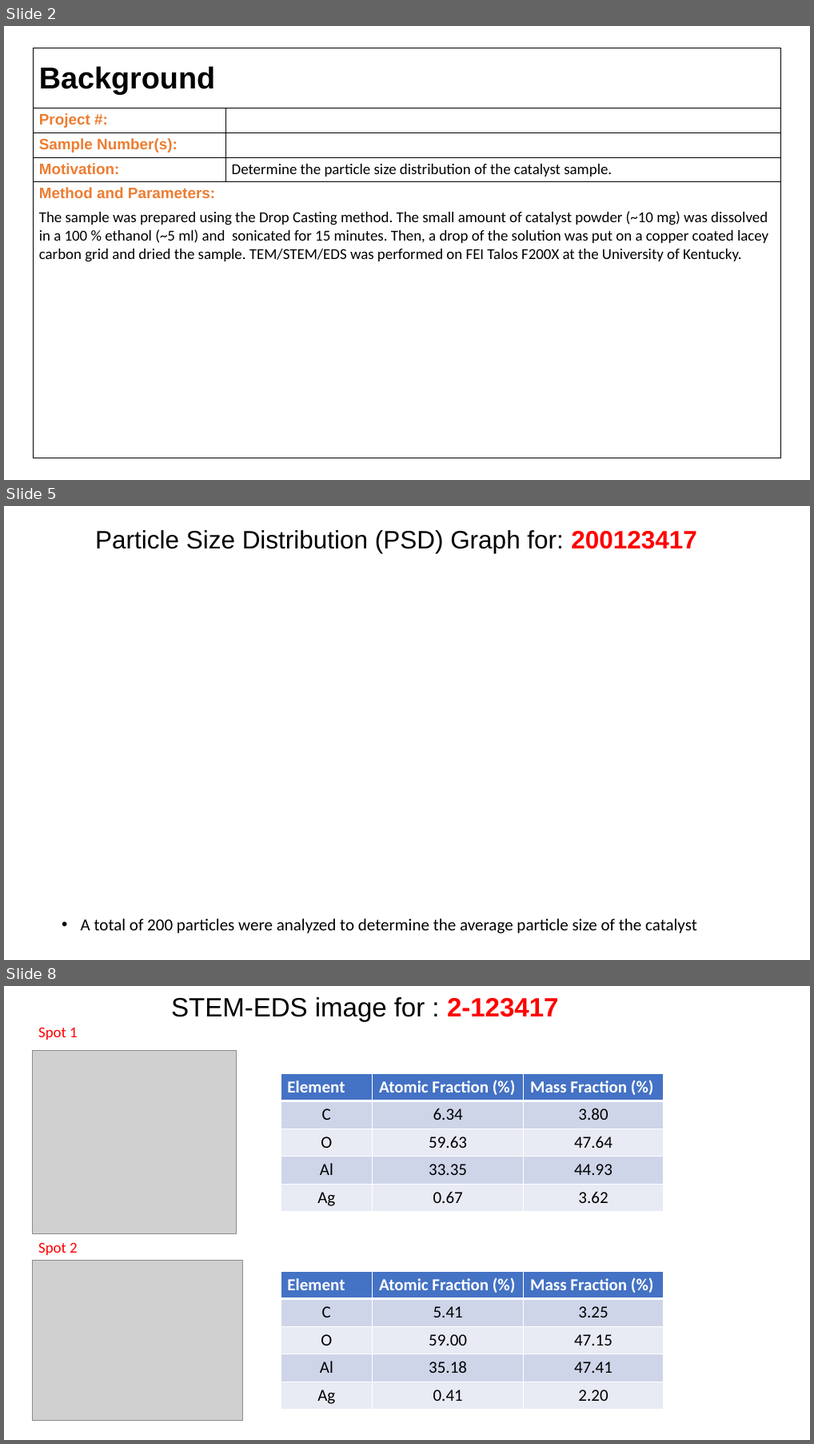
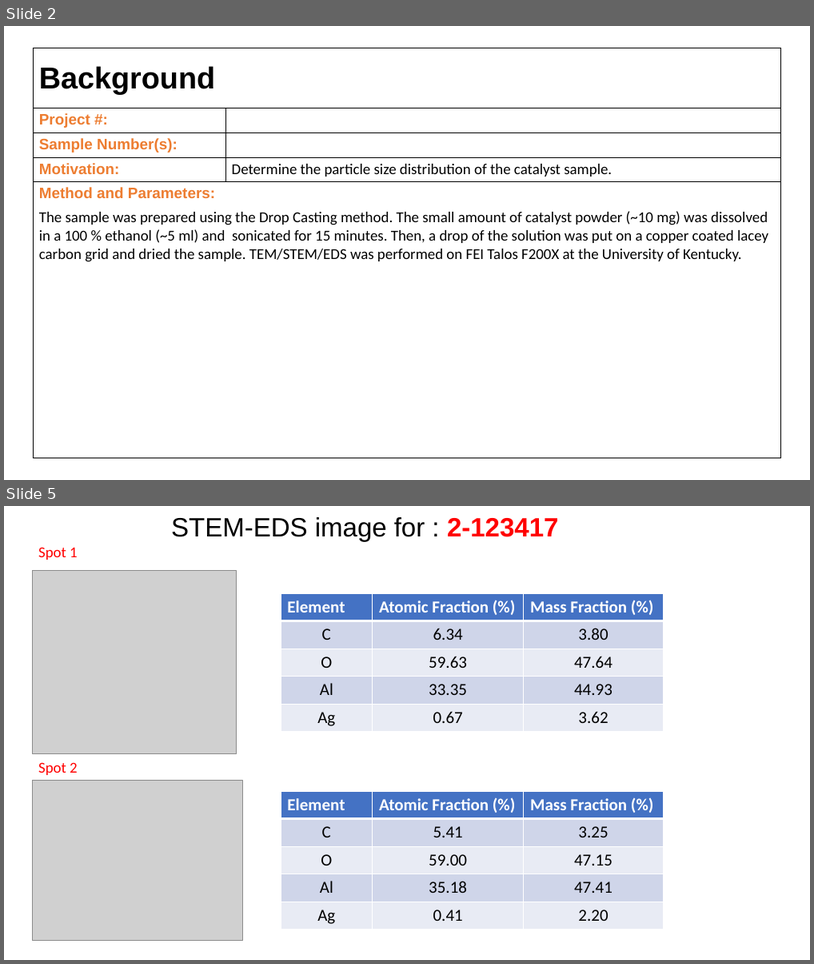
Before and after one commit to cvrl10/mini_project, a slide deck: report_template.pptx. Shown one above the other, each under a label of ours: slides 2, 5 and 8 before the commit, slides 2 and 5 after it; the slides between them are not shown. The pictures are 814x1444 and 814x964 pixels, drawn with LibreOffice and Linux fonts; fonts in the diff are those of the drawing; grey boxes stand for pictures. Boxes give left, top, right and bottom in pixels: in the first picture for what was removed or moved away, otherwise in the second. Text is boxed around its words. In the diff, an @@ line names an element or a change of style, - is before the commit and + after.

```diff
--- a/report_template.pptx
+++ b/report_template.pptx
@@ slide 5 removed at (x1=4, y1=506, x2=810, y2=960), background #FFFFFF @@
@@ title removed at (x1=95, y1=530, x2=698, y2=553) @@
-Particle Size Distribution (PSD) Graph for: 200123417
@@ text removed at (x1=81, y1=918, x2=698, y2=933) @@
-• A total of 200 particles were analyzed to determine the average particle size of the catalyst
@@ what was slide 8 is now slide 5 @@
```
Also in this commit, not shown: 2 slides changed, 3 other slides removed, 11 other files.
